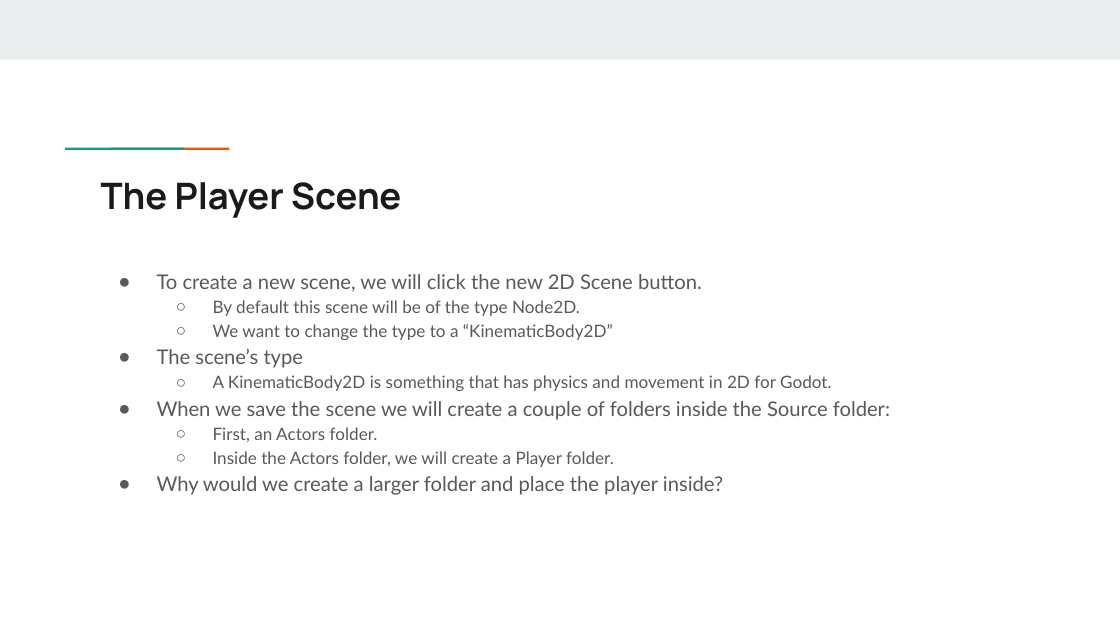
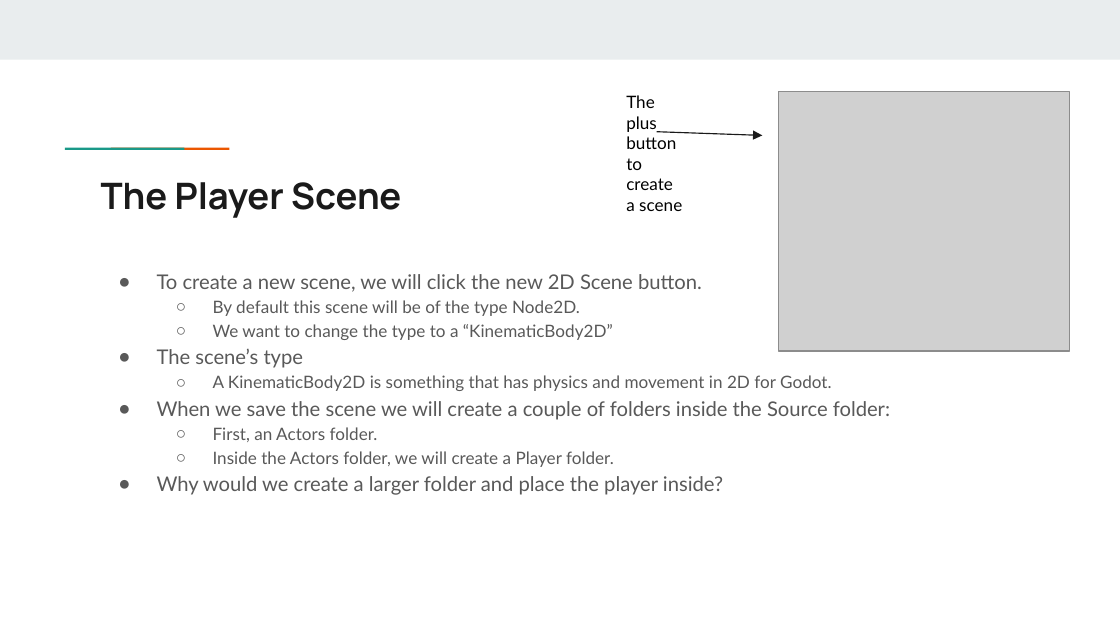
Before and after one commit to dospaceomaha/Game-Design-Fundamentals-Bootcamp, a slide deck: slide 10 of Session1/Getting Started Session 1 - Slides.pptx. Drawn at 1120x630 pixels with LibreOffice and Linux fonts; fonts in the diff are those of the drawing; grey boxes stand for pictures. Boxes give left, top, right and bottom in pixels: in the first picture for what was removed or moved away, otherwise in the second. Text is boxed around its words. In the diff, an @@ line names an element or a change of style, - is before the commit and + after.

```diff
--- a/Session1/Getting Started Session 1 - Slides.pptx
+++ b/Session1/Getting Started Session 1 - Slides.pptx
@@ text added at bbox=[626, 95, 682, 211], 11 pt, text #000000 @@
+The plus button to create a scene
@@ picture added at bbox=[778, 92, 1068, 352] @@
@@ arrow added from (656, 132) to (763, 136), #1A1A1A 0.75 pt @@
```
Also in this commit, not shown: 6 slides added, 1 other file.
